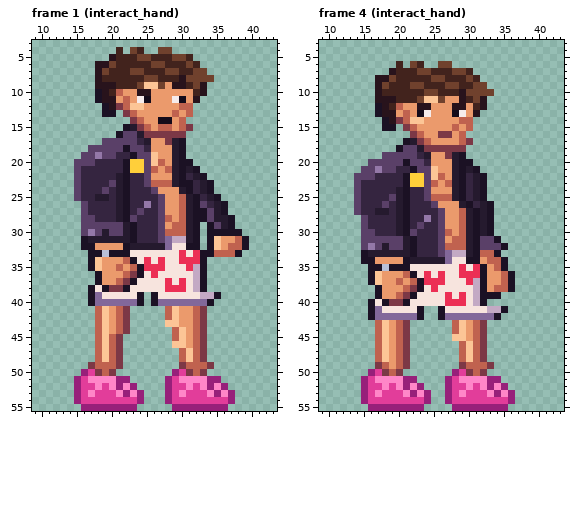
Two versions of one pixel-art file, assets/source/characters/carl/carl_h52_interact.ase. The picture above was drawn from the file before the commit.
48x56 pixels, 12 frames. Shown: frame 1 (interact_hand): x 9..43, y 3..55; frame 4 (interact_hand): x 9..43, y 3..55. The commit also changed other frames, which this record leaves out.
After the commit:
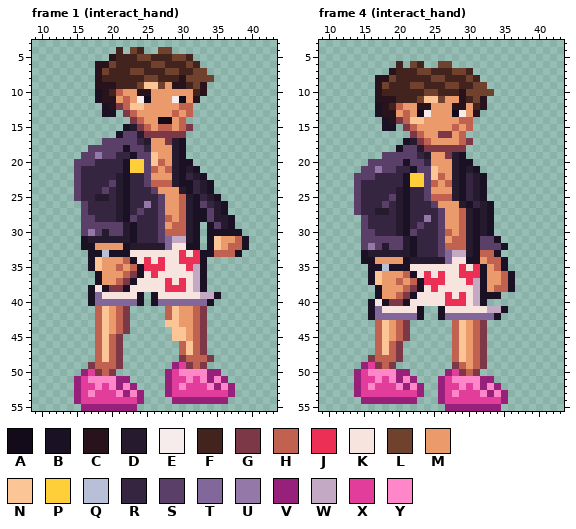
Palette (. is transparent): A #140b1a  B #1b1124  C #28131c  D #251a2e  E #f6ecec  F #42231d  G #7c3846  H #c0624f  J #ec2f55  K #f7e4de  L #70412d  M #eb9a6c  N #fcc596  P #ffcf3a  Q #b8c0d8  R #352540  S #5a4068  T #82689a  U #9478a8  V #97207a  W #c3a9c4  X #e23d9a  Y #ff86c8
Edits made:
--- frame 1 (interact_hand), layers "shoes", "legs"
@@ x 26..39 @@
 43 ..NNMMHG......
-44 ...HNMHG......
-45 ...HNMHG......
-46 ...NNMHG......
+44 ...NNMHG......
+45 ...NNMHG......
+46 ....HNHG......
 47 ....HNHG......
-48 ....HNHG......
-49 ....GHHHG.....
-50 ...VXGHG......
-51 ..VXYYYYVV....
-52 ..VXXYXYVYV...
-53 ..VXYXXXYVYV..
-54 ..VXXXXXXXXV..
-55 ...VVVVVVVV...
+48 ....GHHHG.....
+49 ...VXGHG......
+50 ..VXYYYYVV....
+51 ..VXXYXYVYV...
+52 ..VXYXXXYVYV..
+53 ..VXXXXXXXXV..
+54 ...VVVVVVVV...
+55 ..............
--- frame 4 (interact_hand), layers "shoes", "legs"
@@ x 9..43 @@
 44 ........HNMHG......HNMHG...........
-45 ........HNMHG......NNMHG...........
-46 ........HNMHG.......HNHG...........
-47 ........HNMHG.......HNHG...........
-48 ........HNMHG.......HNHG...........
-49 ........GHMHG.......GHHHG..........
-50 .......VXGHG.......VXGHG...........
-51 ......VXYYYYVV....VXYYYYVV.........
-52 ......VXXYXYVYV...VXXYXYVYV........
-53 ......VXYXXXYVYV..VXYXXXYVYV.......
-54 ......VXXXXXXXXV..VXXXXXXXXV.......
-55 .......VVVVVVVV....VVVVVVVV........
+45 ........HNMHG......HNMHG...........
+46 ........HNHG.......HNMHG...........
+47 ........HNHG.......HNMHG...........
+48 .......GHHHG.......HNMHG...........
+49 ......VXGHG........GHMHG...........
+50 .....VXYYYYVV.....VXGHG............
+51 .....VXXYXYVYV...VXYYYYVV..........
+52 .....VXYXXXYVYV..VXXYXYVYV.........
+53 .....VXXXXXXXXV..VXYXXXYVYV........
+54 ......VVVVVVVV...VXXXXXXXXV........
+55 ..................VVVVVVVV.........
Changed places in both pictures, as pixel boxes (x1, y1, x2, y2):
changed: (165, 327, 235, 411)
changed: (354, 334, 515, 411)
